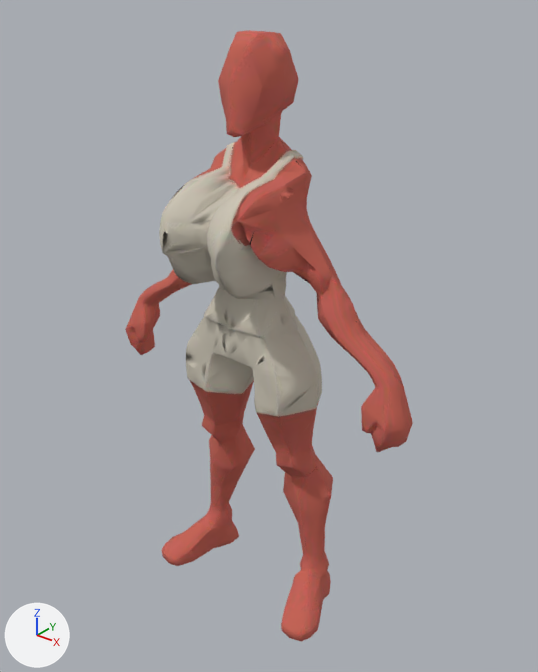
The glTF model public/universal-human/UniversalHuman_LOD0.glb as it was, and as the next commit left it.
Before and after are seen from a camera (50 mm lens) standing at (1.314, -1.565, 1.931) and looking at (0.049, 0.017, 0.951). The lights are fixed; the arrows at lower left show +X, +Y and +Z. The older version comes first. Both versions are drawn at full value of the shape key 'Feminine' of 'UniversalHuman'; the numbers are the values there. Vertices at exactly the same position are counted once.

In view in the first picture: 'UniversalHuman'.
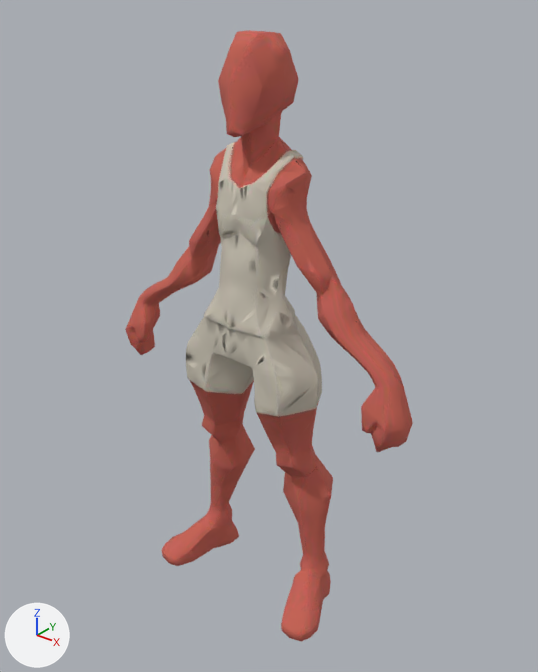
Pixel boxes [x1, y1, x2, y2] of what changed, in the pictures (538 x 672 px; the box of a moved part takes in the faces that stretch with it):
part 1 of me_mesh_0_002, moved or reshaped
    before: [159, 165, 317, 300]
    after: [193, 165, 317, 300]

The change, as a diff of the scene's bpy script:
```diff
--- a/public/universal-human/UniversalHuman_LOD0.glb.py
+++ b/public/universal-human/UniversalHuman_LOD0.glb.py
@@ me_mesh_0_002 @@
 # used by ob_universalhuman; location = (0.0, 0.0, 0.0)
-me_mesh_0_002.from_pydata(...)  # 4285 vertices, 8559 faces; spans x -0.54..0.54, y -0.26..0.15, z 0.0..1.8
+me_mesh_0_002.from_pydata(...)  # 4285 vertices, 8559 faces; spans x -0.54..0.54, y -0.17..0.15, z 0.0..1.8
+# me_mesh_0_002 part 1: 552 of 4285 vertices moved; they spanned x -0.19..0.19, y -0.26..0.01, z 1.13..1.44 and now span x -0.19..0.19, y -0.08..0.02, z 1.13..1.44; mean shift (0.0, 0.11, 0.0); largest move (0.11, -0.26, 1.28) -> (0.08, -0.06, 1.28)
 me_mesh_0_002.materials.append(mat_universalhuman_lod0_mat)
```
